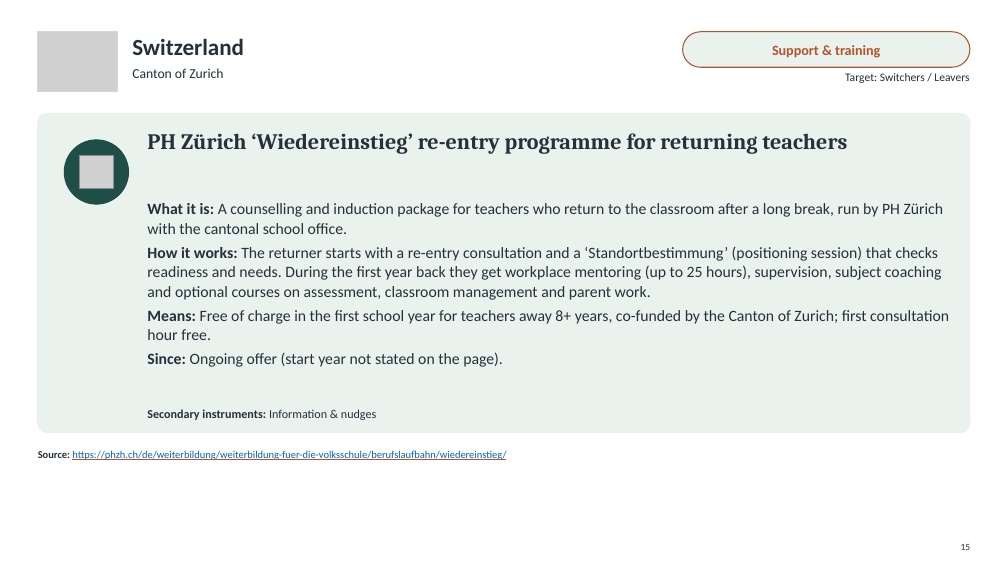
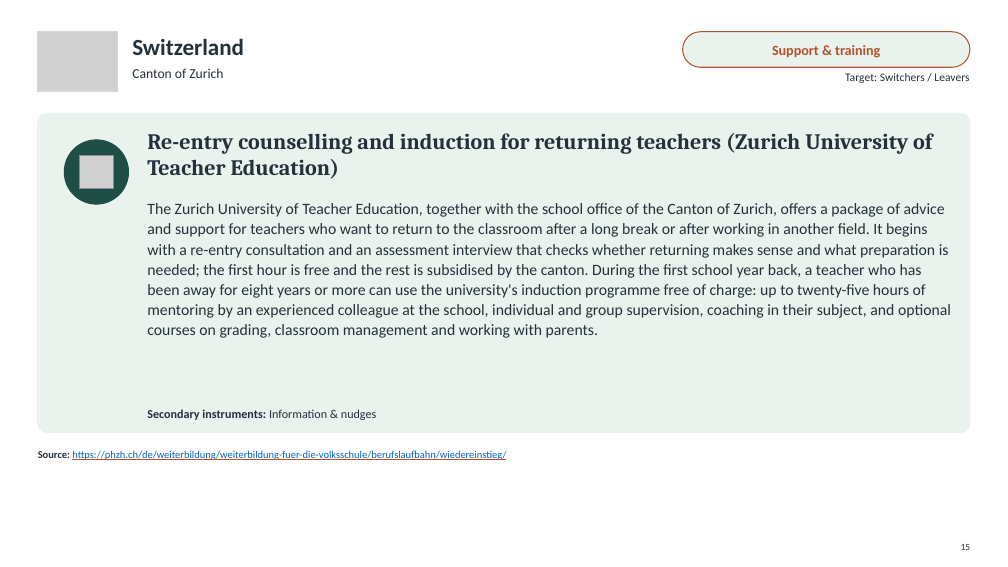
Before and after one commit to jedr1-ship-it/Alternative-Pathways----Quant, a slide deck: slide 15 of policies/Re-attracting_Former_Teachers.pptx. Drawn at 1008x567 pixels with LibreOffice and Linux fonts; fonts in the diff are those of the drawing; grey boxes stand for pictures. Boxes give left, top, right and bottom in pixels: in the first picture for what was removed or moved away, otherwise in the second. Text is boxed around its words. In the diff, an @@ line names an element or a change of style, - is before the commit and + after.

```diff
--- a/policies/Re-attracting_Former_Teachers.pptx
+++ b/policies/Re-attracting_Former_Teachers.pptx
@@ text at bbox=[147, 133, 932, 179]: text changed @@
-PH Zürich ‘Wiedereinstieg’ re-entry programme for returning teachers
+Re-entry counselling and induction for returning teachers (Zurich University of Teacher Education)
@@ text at bbox=[147, 203, 951, 338]: text changed @@
-What it is: A counselling and induction package for teachers who return to the classroom after a long break, run by PH Zürich with the cantonal school office.
-How it works: The returner starts with a re-entry consultation and a ‘Standortbestimmung’ (positioning session) that checks readiness and needs. During the first year back they get workplace mentoring (up to 25 hours), supervision, subject coaching and optional courses on assessment, classroom management and parent work.
-Means: Free of charge in the first school year for teachers away 8+ years, co-funded by the Canton of Zurich; first consultation hour free.
-Since: Ongoing offer (start year not stated on the page).
+The Zurich University of Teacher Education, together with the school office of the Canton of Zurich, offers a package of advice and support for teachers who want to return to the classroom after a long break or after working in another field. It begins with a re-entry consultation and an assessment interview that checks whether returning makes sense and what preparation is needed; the first hour is free and the rest is subsidised by the canton. During the first school year back, a teacher who has been away for eight years or more can use the university's induction programme free of charge: up to twenty-five hours of mentoring by an experienced colleague at the school, individual and group supervision, coaching in their subject, and optional courses on grading, classroom management and working with parents.
```
Also in this commit, not shown: 17 other slides changed, 4 other files.
